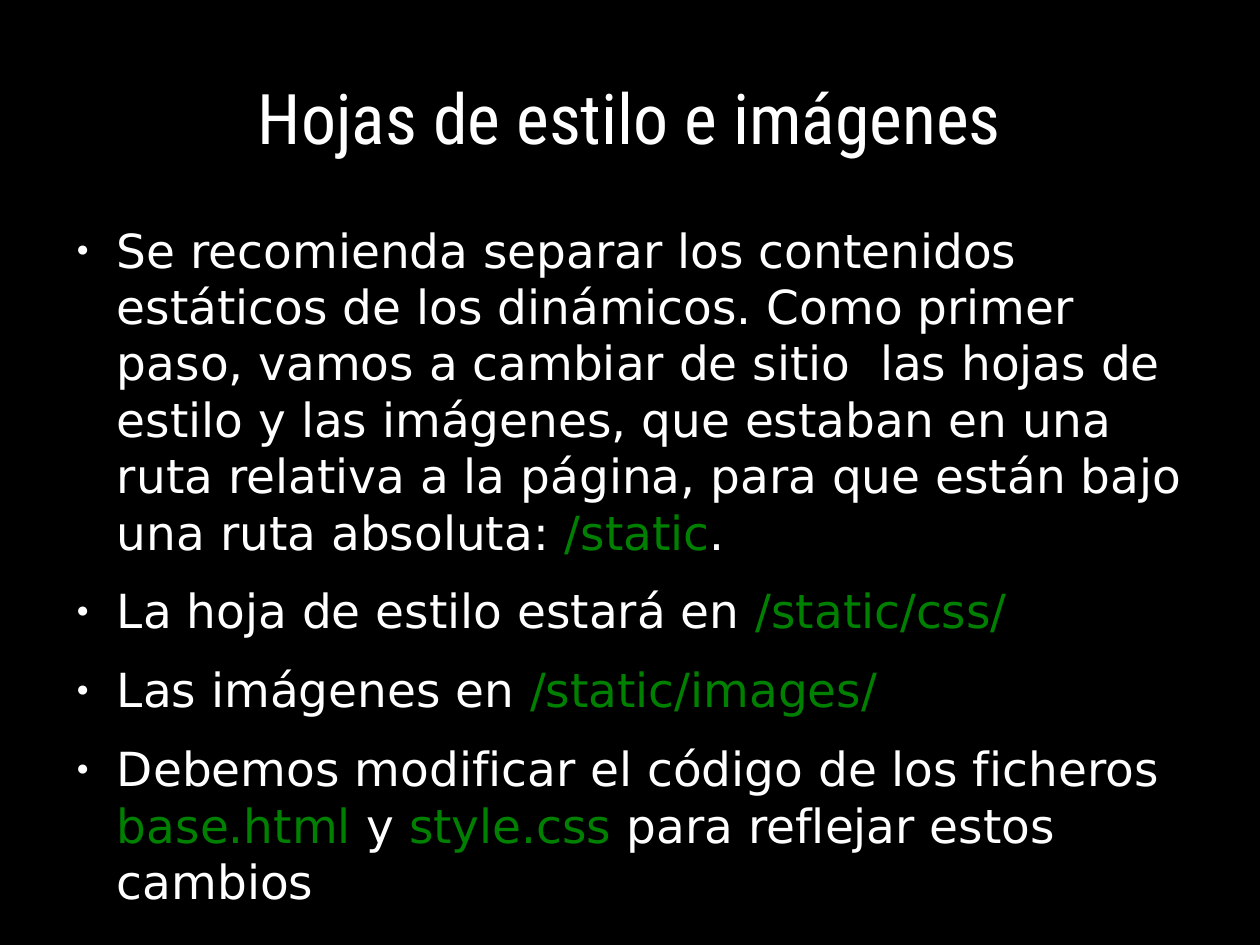
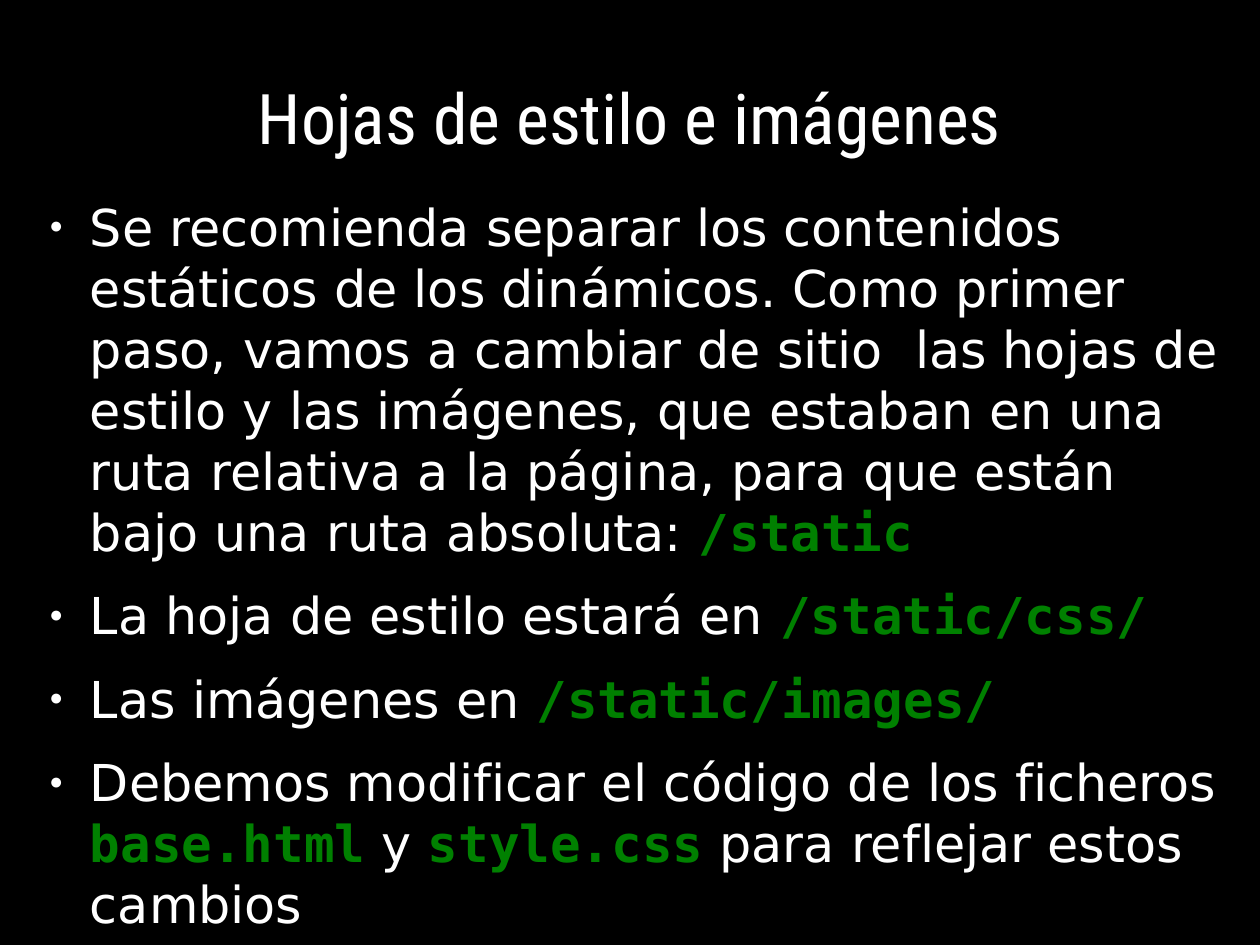
Before and after one commit to euribates/curso-django, a slide deck: slide 67 of presentacion/curso_django.odp (slide 66 before the commit). Drawn at 1260x945 pixels with LibreOffice and Linux fonts; fonts in the diff are those of the drawing. Boxes give left, top, right and bottom in pixels: in the first picture for what was removed or moved away, otherwise in the second. Text is boxed around its words. In the diff, an @@ line names an element or a change of style, - is before the commit and + after.

```diff
--- a/presentacion/curso_django.odp
+++ b/presentacion/curso_django.odp
@@ text "Se recomienda separar los contenidos ...": place and size @@
-text "Se recomienda separar los contenidos ..." at [117,232,1181,853]
+text "Se recomienda separar los contenidos ..." at [90,207,1218,924]
@@ text at [90,207,1218,562]: text changed; size 29.6 to 32 pt @@
-● Se recomienda separar los contenidos estáticos de los dinámicos. Como primer paso, vamos a cambiar de sitio las hojas de estilo y las imágenes, que estaban en una ruta relativa a la página, para que están bajo una ruta absoluta: /static.
+● Se recomienda separar los contenidos estáticos de los dinámicos. Como primer paso, vamos a cambiar de sitio las hojas de estilo y las imágenes, que estaban en una ruta relativa a la página, para que están bajo una ruta absoluta: /static
@@ text at [90,593,1216,924]: size 29.6 to 32 pt in "La hoja de estilo estará en /static/css/", "Las imágenes en /static/images/", "Debemos modificar el código de los ficheros ..."; font DejaVu Sans to DejaVu Sans Mono, bold on in "/static/css/", "/static/images/", "base.html style.css" @@
```
Also in this commit, not shown: 61 other slides changed, 4 slides added, 1 other file.
